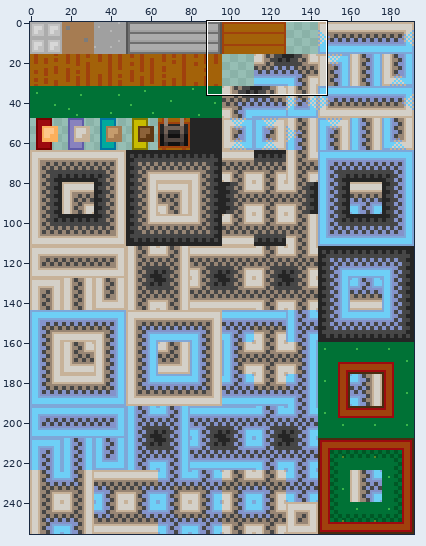
Two states of a sprite sheet, Assets/Levels/Sprites/Test2.png. The picture above shows the old version from afar; the outline marks the close-up.
Close-up. Earlier state:
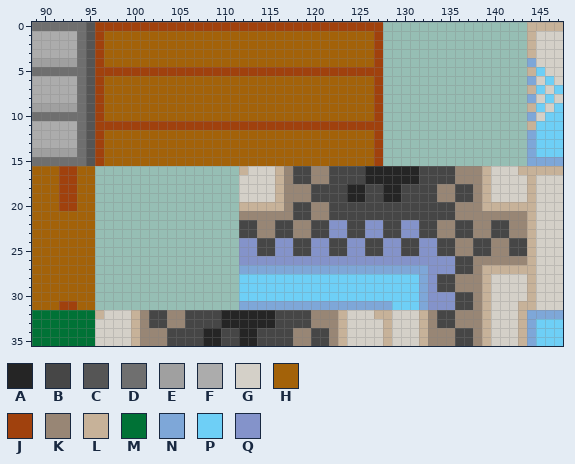
The file is 192x256 pixels. Shown: x 89..147, y 0..35.
Palette (. is transparent): A #252525  B #464646  C #555555  D #6f6f6f  E #a0a0a0  F #acacac  G #d4d0c8  H #a36209  J #a0410d  K #988675  L #c7b299  M #007236  N #7ea7d8  P #6ecff6  Q #8493ca
Pixels before, first column x 89:
 0 DDDDDDCJJJJJJJJJJJJJJJJJJJJJJJJJJJJJJJJ................LLLL
 1 FFFFFDCJHHHHHHHHHHHHHHHHHHHHHHHHHHHHHHJ................LGGG
 2 FFFFFDCJHHHHHHHHHHHHHHHHHHHHHHHHHHHHHHJ................LGGG
 3 FFFFFDCJHHHHHHHHHHHHHHHHHHHHHHHHHHHHHHJ................LGGG
 4 EEEEEDCJHHHHHHHHHHHHHHHHHHHHHHHHHHHHHHJ................NGGG
 5 DDDDDDCJJJJJJJJJJJJJJJJJJJJJJJJJJJJJJJJ................LPGG
 6 FFFFFDCJHHHHHHHHHHHHHHHHHHHHHHHHHHHHHHJ................NGPG
 7 FFFFFDCJHHHHHHHHHHHHHHHHHHHHHHHHHHHHHHJ................LPGP
 8 FFFFFDCJHHHHHHHHHHHHHHHHHHHHHHHHHHHHHHJ................NGPG
 9 EEEEEDCJHHHHHHHHHHHHHHHHHHHHHHHHHHHHHHJ................LPGP
10 DDDDDDCJHHHHHHHHHHHHHHHHHHHHHHHHHHHHHHJ................NGPP
11 FFFFFDCJJJJJJJJJJJJJJJJJJJJJJJJJJJJJJJJ................LPPP
12 FFFFFDCJHHHHHHHHHHHHHHHHHHHHHHHHHHHHHHJ................NPPP
13 FFFFFDCJHHHHHHHHHHHHHHHHHHHHHHHHHHHHHHJ................NPPP
14 EEEEEDCJHHHHHHHHHHHHHHHHHHHHHHHHHHHHHHJ................NPPP
15 DDDDDDCJHHHHHHHHHHHHHHHHHHHHHHHHHHHHHHJ................NNNN
16 HHHJJHH................LGGGLKBBKKBBBBAAAAAABBBBKKKLGGGLLLLL
17 HHHJJHH................GGGGLKBBKKBBBBAAAAAABBBBKKKLGGGGLGGG
18 HHHJJHH................GGGGLKKKBBBBAABBAABBBBKKBBKLGGGGLGGG
19 HHHJJHH................GGGGLKKKBBBBAABBAABBBBKKBBKLGGGGLGGG
20 HHHJJHH................LLLLLKBBKKBBBBBBBBBBBBBBKKKLLLLLLGGG
21 HHHHHHH................KKKKKKBBKKBBBBBBBBBBBBBBKKKKKKKKLGGG
22 HHHHHHH................BBKKBBKKBBQQBBQQBBQQBBKKBBKKBBKKLGGG
23 HHHHHHH................BBKKBBKKBBQQBBQQBBQQBBKKBBKKBBKKLGGG
24 HHHHHHH................QQBBQQBBQQBBQQBBQQBBQQBBKKBBKKBBLGGG
25 HHHHHHH................QQBBQQBBQQBBQQBBQQBBQQBBKKBBKKBBLGGG
26 HHHHHHH................QQQQQQQQQQQQQQQQQQQQQQQQBBKKKKKKLGGG
27 HHHHHHH................NNNNNNNNNNNNNNNNNNNNNQQQBBKLLLLLLGGG
28 HHHHHHH................PPPPPPPPPPPPPPPPPPPPNQBBKKKLGGGGLGGG
29 HHHHHHH................PPPPPPPPPPPPPPPPPPPPNQBBKKKLGGGGLGGG
30 HHHHHHH................PPPPPPPPPPPPPPPPPPPPNQQQBBKLGGGGLGGG
31 HHHJJHH................NNNNNNNNNNNNNNNNNPPPNQQQBBKLGGGLLGGG
32 MMMMMMMLGGGLKBBKKBBBBAAAAAABBBBKKKLGGGLLGGGLKBBKKKLGGGLNNNN
33 MMMMMMMGGGGLKBBKKBBBBAAAAAABBBBKKKLGGGGLGGGLKBBKKKLGGGLNPPP
34 MMMMMMMGGGGLKKKBBBBAABBAABBBBKKBBKLGGGGLGGGLKKKBBKLGGGLNPPP
35 MMMMMMMGGGGLKKKBBBBAABBAABBBBKKBBKLGGGGLGGGLKKKBBKLGGGLNPPP
The result:
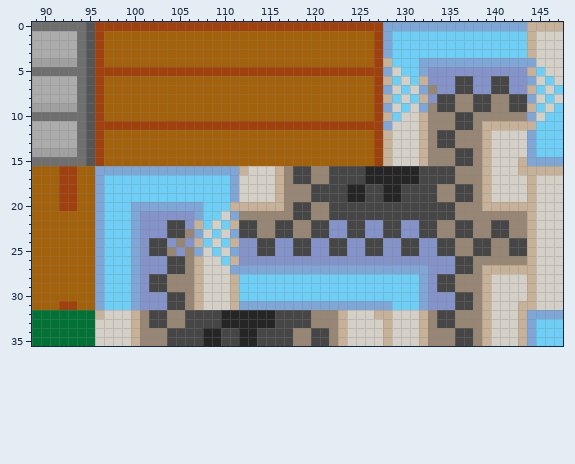
The exact change:
{"y":0,"x":128,"old":"................","new":"NNNNNNNNNNNNNNNN"}
{"y":1,"x":128,"old":"................","new":"NPPPPPPPPPPPPPPP"}
{"y":2,"x":128,"old":"................","new":"NPPPPPPPPPPPPPPP"}
{"y":3,"x":128,"old":"................","new":"NPPPPPPPPPPPPPPP"}
{"y":4,"x":128,"old":"................","new":"LPPPNNNNNNNNNNNN"}
{"y":5,"x":128,"old":"................","new":"NGPPNQQQQQQQQQQQ"}
{"y":6,"x":128,"old":"................","new":"LPGPLQQQBBQQBBQQ"}
{"y":7,"x":128,"old":"................","new":"NGPGNKQQBBQQBBQQ"}
{"y":8,"x":128,"old":"................","new":"LPGPLQBBKKBBKKBB"}
{"y":9,"x":128,"old":"................","new":"NGPGNKBBKKBBKKBB"}
{"y":10,"x":128,"old":"................","new":"LPGGLKKKBBKKKKKK"}
{"y":11,"x":128,"old":"................","new":"NGGGLKKKBBKLLLLL"}
{"y":12,"x":128,"old":"................","new":"LGGGLKBBKKKLGGGG"}
{"y":13,"x":128,"old":"................","new":"LGGGLKBBKKKLGGGG"}
{"y":14,"x":128,"old":"................","new":"LGGGLKKKBBKLGGGG"}
{"y":15,"x":128,"old":"................","new":"LGGGLKKKBBKLGGGL"}
{"y":16,"x":96,"old":"................","new":"NNNNNNNNNNNNNNNN"}
{"y":17,"x":96,"old":"................","new":"NPPPPPPPPPPPPPPN"}
{"y":18,"x":96,"old":"................","new":"NPPPPPPPPPPPPPPN"}
{"y":19,"x":96,"old":"................","new":"NPPPPPPPPPPPPPPN"}
{"y":20,"x":96,"old":"................","new":"NPPPNNNNNNNNPPPL"}
{"y":21,"x":96,"old":"................","new":"NPPPNQQQQQQNPPGN"}
{"y":22,"x":96,"old":"................","new":"NPPPNQQQBBQLPGPL"}
{"y":23,"x":96,"old":"................","new":"NPPPNQQQBBKNGPGN"}
{"y":24,"x":96,"old":"................","new":"NPPPNQBBQKQLPGPL"}
{"y":25,"x":96,"old":"................","new":"NPPPNQBBKQKNGPGN"}
{"y":26,"x":96,"old":"................","new":"NPPPNQQQBBKLGGPL"}
{"y":27,"x":96,"old":"................","new":"NPPPNQQQBBKLGGGN"}
{"y":28,"x":96,"old":"................","new":"NPPPNQBBKKKLGGGL"}
{"y":29,"x":96,"old":"................","new":"NPPPNQBBKKKLGGGL"}
{"y":30,"x":96,"old":"................","new":"NPPPNQQQBBKLGGGL"}
{"y":31,"x":96,"old":"................","new":"NPPPNQQQBBKLGGGL"}
{"label":"added","picture_box":[383,22,527,166]}
{"label":"added","picture_box":[95,166,239,310]}
